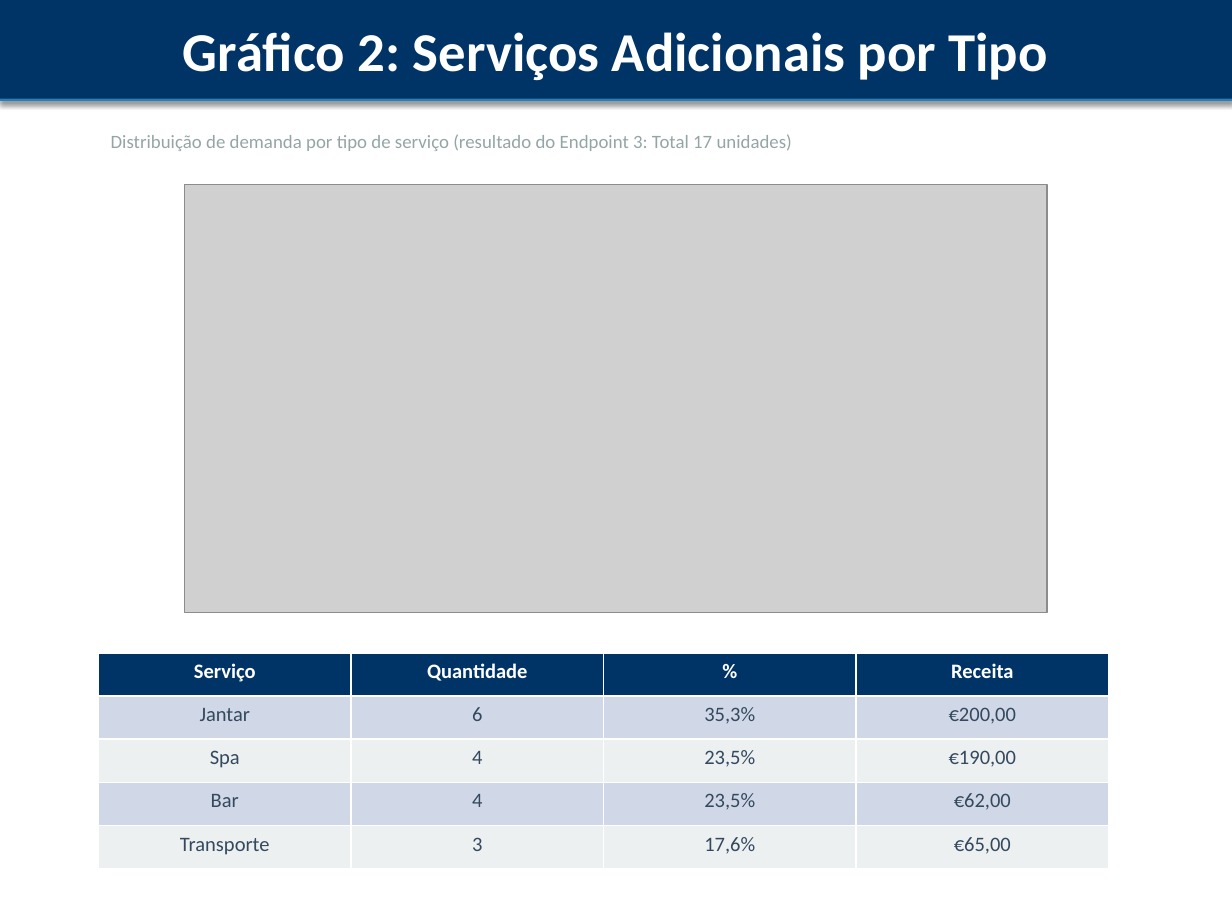
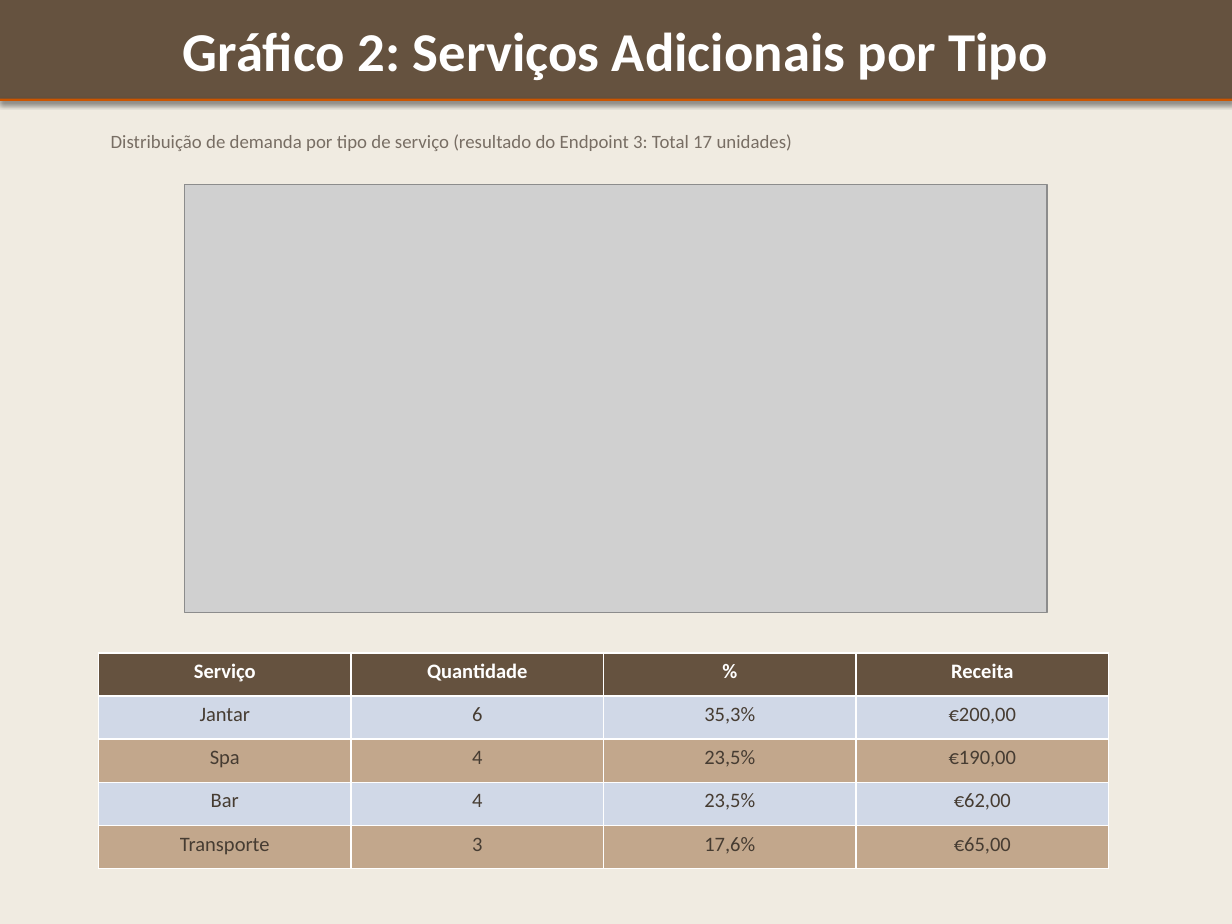
Before and after one commit to InnaVibes/Ctesp, a slide deck: slide 17 of peid/TRABALHO_PRATICO/apresentacao_reservas.pptx. Drawn at 1232x924 pixels with LibreOffice and Linux fonts; fonts in the diff are those of the drawing; grey boxes stand for pictures. Boxes give left, top, right and bottom in pixels: in the first picture for what was removed or moved away, otherwise in the second. Text is boxed around its words. In the diff, an @@ line names an element or a change of style, - is before the commit and + after.

```diff
--- a/peid/TRABALHO_PRATICO/apresentacao_reservas.pptx
+++ b/peid/TRABALHO_PRATICO/apresentacao_reservas.pptx
@@ background #FFFFFF to #F0EBE1 @@
@@ rectangle "Gráfico 2: Serviços Adicionais por ..." at [0,0,1232,99]: fill #003366 to #65523F; outline #003366 0.75 pt to #65523F 0.75 pt @@
@@ rectangle at [0,99,1232,101]: fill #2980B9 to #CC5500 @@
@@ text "Distribuição de demanda por tipo ..." at [111,134,792,151]: text colour #95A5A6 to #786E64 @@
@@ table at [99,653,1109,869] @@
@@ fill #003366 to #65523F in row 1 @@
@@ fill #ECF0F1 to #C2A78C in 8 cells @@
@@ text colour #34495E to #463C32 in "Jantar", "6", "35,3%", "€200,00" and 12 more places @@
```
Also in this commit, not shown: 21 other slides changed, 2 other files.
